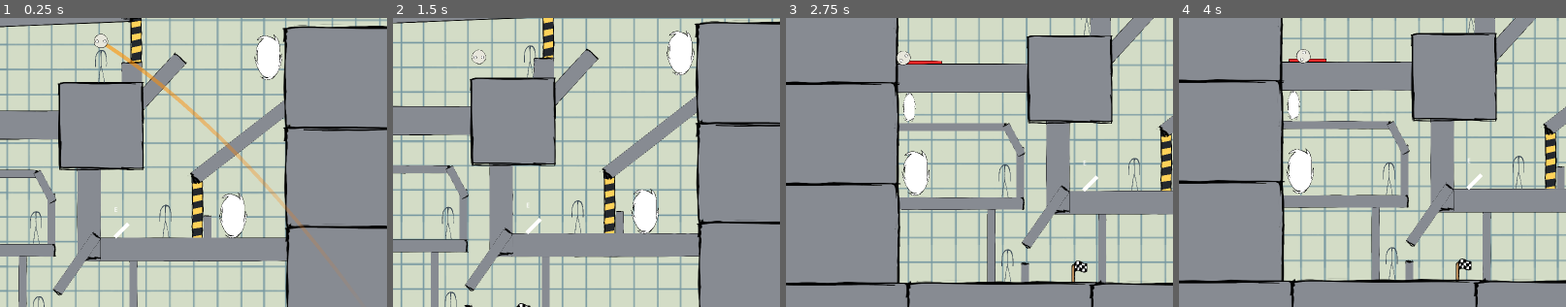
Above: before the commit, frames 1-4 (left to right).
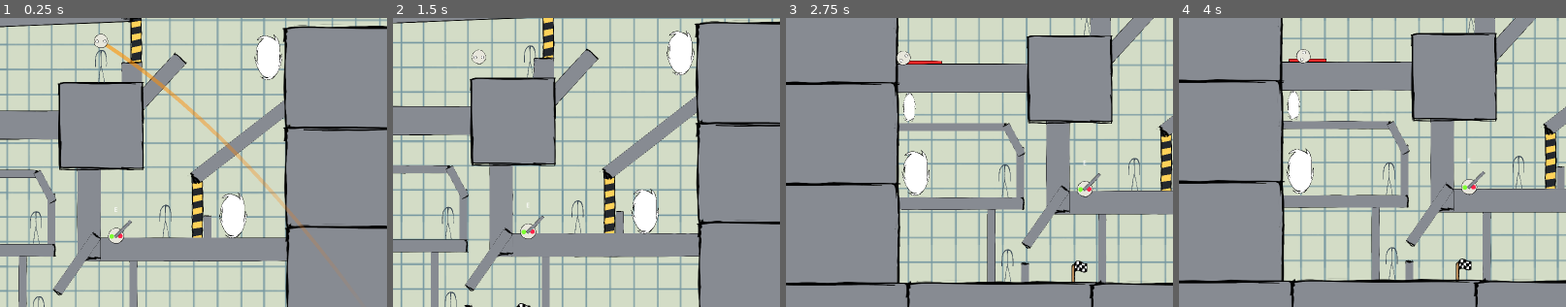
Above: after the commit, the same moments.

Repository: Indigo-Hawk/UBGJ-Project
Game: Godot game, scene res://Levels/level_1.tscn
Two runs of this game, one before a commit and one after it. Both use one fixed random seed, a clock stepped at 60 frames per second and the inputs below. This scene is started directly instead of the project's main scene.
Inputs (mouse positions are % of the whole screen's width and height, from its top left):
- Up to frame 1 (0.25 s): no input
- Up to frame 2 (1.5 s): move the mouse to (72, 45) at 0.52 s; hold D (RIGHT) from 0.53 s (still down); tap E (INTERACT) at 0.6 s; move the mouse to (30, 55) at 1.27 s; tap Space (ACTION) at 1.35 s
- Up to frame 3 (2.75 s): tap E (INTERACT) at 1.55, 2.1 s; move the mouse to (60, 28) at 2.02 s; release D (RIGHT) at 2.03 s; hold A (LEFT) from 2.03 s (still down)
- Up to frame 4 (4 s): move the mouse to (45, 70) at 2.77 s; release A (LEFT) at 2.78 s; hold D (RIGHT) from 2.78 s (still down); tap E (INTERACT) at 2.85, 3.8 s; move the mouse to (80, 65) at 3.52 s; tap Space (ACTION) at 3.6 s
The pictures show only the part of the screen within x 34-84%, y 44-94%; the shares and areas given below are measured in that part.

The runs differ from the first frame. In frame 1, 0.2% of the frame differs, in the area x 27-35%, y 69-79%; in frame 2, 0.2%; in frame 3, 0.2%; in frame 4, 0.2%, in the area x 72-80%, y 53-62%.

Commit message:
added sprite to switch and tweeked its function to work better

Diff:
--- a/Components/Switch/Switch.tscn
+++ b/Components/Switch/Switch.tscn
@@ -1,6 +1,12 @@
-[gd_scene load_steps=4 format=3 uid="uid://da3bscst3fwvx"]
+[gd_scene load_steps=7 format=3 uid="uid://da3bscst3fwvx"]
 
 [ext_resource type="Script" uid="uid://c4lsby04488ku" path="res://Components/Switch/switch.gd" id="1_pbq1u"]
+[ext_resource type="Texture2D" uid="uid://crwxreqablf0h" path="res://Art/head.png" id="2_phl02"]
+[ext_resource type="Texture2D" uid="uid://b4qe3lwd2iefx" path="res://Art/platforms.png" id="3_4u2j8"]
+
+[sub_resource type="SphereMesh" id="SphereMesh_34gjf"]
+radius = 60.0
+height = 120.0
 
 [sub_resource type="CircleShape2D" id="CircleShape2D_r2g8h"]
 radius = 25.0
@@ -13,15 +19,39 @@
 collision_mask = 0
 script = ExtResource("1_pbq1u")
 
+[node name="Head" type="Sprite2D" parent="."]
+scale = Vector2(0.1, 0.1)
+texture = ExtResource("2_phl02")
+
+[node name="MeshInstance2D" type="MeshInstance2D" parent="Head"]
+self_modulate = Color(1, 0.133333, 0.282353, 1)
+position = Vector2(110, 0)
+mesh = SubResource("SphereMesh_34gjf")
+
+[node name="MeshInstance2D2" type="MeshInstance2D" parent="Head"]
+self_modulate = Color(0.490196, 1, 0.192157, 1)
+position = Vector2(-110, 10)
+mesh = SubResource("SphereMesh_34gjf")
+
 [node name="CollisionShape2D" type="CollisionShape2D" parent="."]
+visible = false
 shape = SubResource("CircleShape2D_r2g8h")
 
 [node name="Node2D" type="Node2D" parent="."]
 rotation = 0.785398
 
 [node name="MeshInstance2D" type="MeshInstance2D" parent="Node2D"]
+visible = false
 position = Vector2(0, -20)
 mesh = SubResource("BoxMesh_xqcgd")
+
+[node name="Platforms" type="Sprite2D" parent="Node2D"]
+position = Vector2(2.38419e-06, -25.4558)
+rotation = -1.57079
+scale = Vector2(0.07, 0.1)
+texture = ExtResource("3_4u2j8")
+region_enabled = true
+region_rect = Rect2(534.487, 967.82, 855.487, 111.077)
 
 [node name="Label" type="Label" parent="."]
 offset_left = -5.0
--- a/Components/Switch/switch.gd
+++ b/Components/Switch/switch.gd
@@ -4,14 +4,14 @@
 signal switchedOn
 signal switchedOff
 
-var isOn:bool = true
+var isOn:bool = false
 
 func switch():
 	if isOn:
 		isOn = false
 		emit_signal("switchedOff")
-		$Node2D.rotation = -45
+		$Node2D.rotation = 45
 	else:
 		isOn = true
 		emit_signal("switchedOn")
-		$Node2D.rotation = 45
+		$Node2D.rotation = -45
